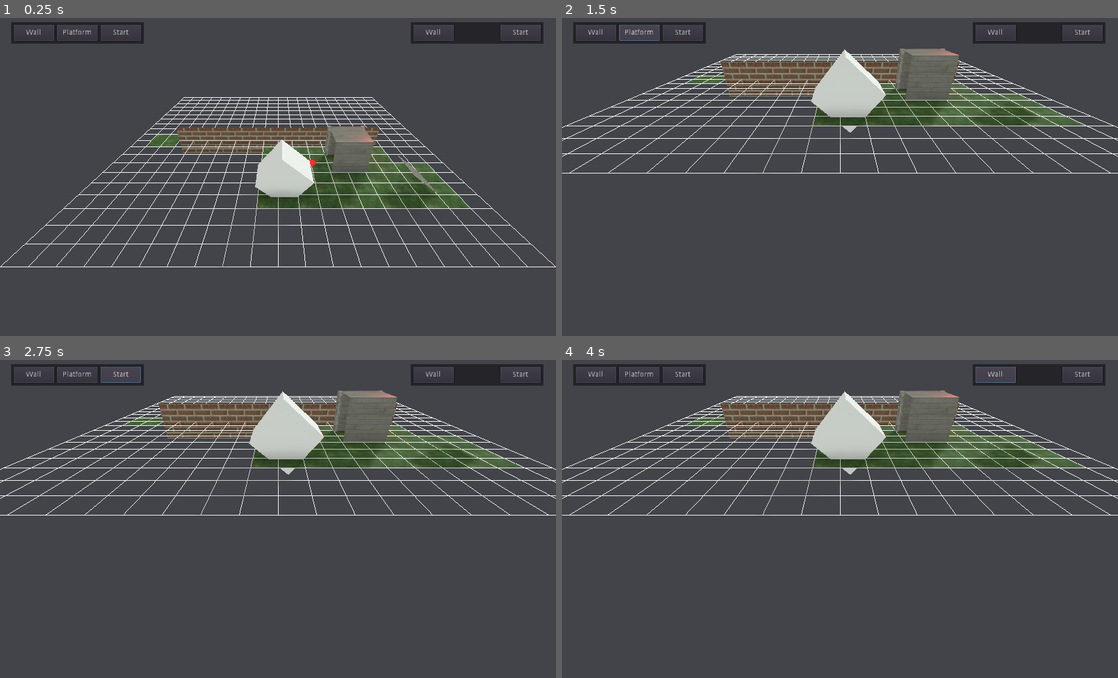
Above: before the commit, frames 1-4 (two rows, left to right).
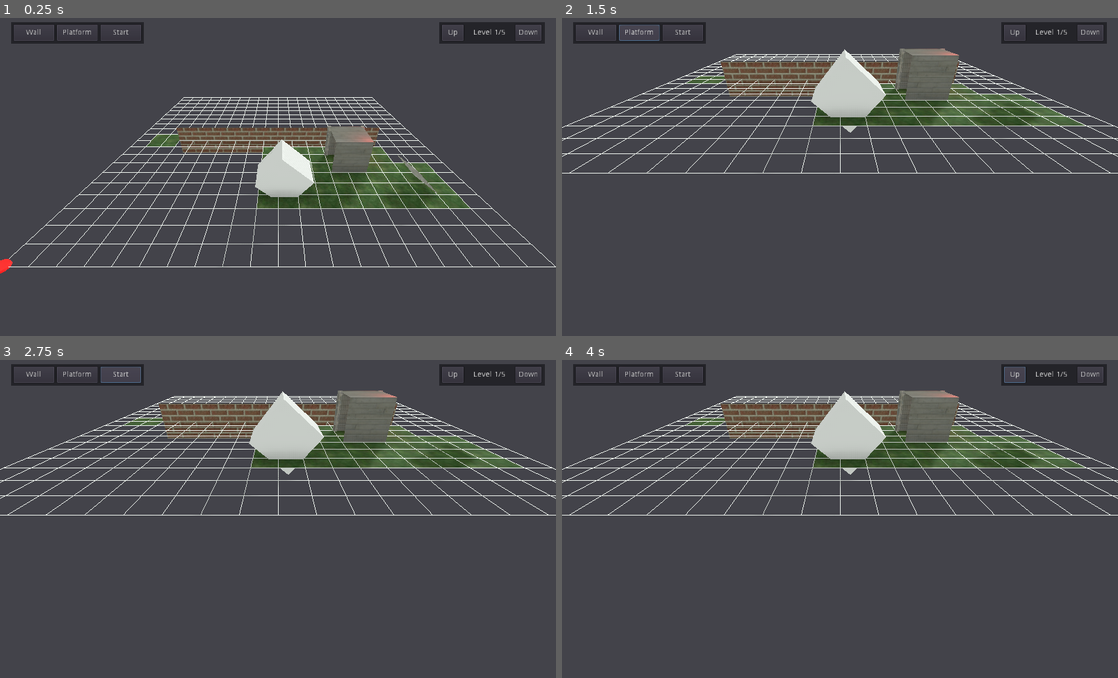
Above: after the commit, the same moments.

Repository: Ruixel/YACY
Game: Godot game, scene res://Scenes/Editor.tscn
Same seed, same stepped clock (60 frames per second), same inputs: the game is played once before the commit and once after it.
Inputs (mouse positions are in pixels of both pictures, inside the frame that each line leads up to):
- Up to frame 1 (0.25 s): no input
- Up to frame 2 (1.5 s): click "Wall" at 0.5 s; click "Platform" at 1.25 s
- Up to frame 3 (2.75 s): click "Start" at 2 s
- Up to frame 4 (4 s): click "Start" at 2.75 s; click (1012, 375) at 3.5 s, where only the run after the commit has a clickable "Up"

The runs differ from the first frame. In frame 1, 0.5% of the frame differs, in the area x 0-98%, y 1-81%; in frame 2, 0.4%; in frame 3, 0.4%; in frame 4, 0.5%.

Commit message:
Grid cursor prototype

Diff:
--- a/Entities/Editor/Camera/Camera.gd
+++ b/Entities/Editor/Camera/Camera.gd
@@ -17,7 +17,7 @@
 
 func _process(delta: float) -> void:
 	if Input.is_action_pressed("editor_camera_pan"):
-		Input.set_mouse_mode(Input.MOUSE_MODE_CAPTURED)
+		# Input.set_mouse_mode(Input.MOUSE_MODE_CAPTURED)
 
 		# Drag across level relative to camera angle
 		var ang = self.rotation.y
@@ -35,7 +35,8 @@
 		self.rotate_y(-mouse_motion.x * delta * 0.2)
 	else:
 		# Show mouse if doing nothing
-		Input.set_mouse_mode(Input.MOUSE_MODE_VISIBLE)
+		# Input.set_mouse_mode(Input.MOUSE_MODE_VISIBLE)
+		pass
 
 	# Move the camera away from the target (zoom distance)
 	$Camera.transform.origin.y = sin(deg2rad(camAngle)) * camZoom
--- a/Entities/Editor/EditorGUI.tscn
+++ b/Entities/Editor/EditorGUI.tscn
@@ -1,7 +1,6 @@
 [gd_scene format=2]
 
 [node name="GUI" type="Control"]
-editor/display_folded = true
 anchor_right = 1.0
 margin_right = -984.0
 margin_bottom = 40.0
@@ -36,10 +35,11 @@
 [node name="MapLevel" type="Panel" parent="."]
 anchor_left = 1.0
 anchor_right = 1.0
-margin_left = 716.0
+margin_left = 769.0
 margin_top = 20.0
-margin_right = 911.0
+margin_right = 964.0
 margin_bottom = 60.0
+grow_horizontal = 0
 
 [node name="Up" type="Button" parent="MapLevel"]
 margin_left = 5.0
@@ -56,9 +56,9 @@
 text = "Down"
 
 [node name="Label" type="Label" parent="MapLevel"]
-margin_left = 60.0
+margin_left = 50.0
 margin_right = 135.0
 margin_bottom = 40.0
-text = "Level 1"
+text = "Level 1/5"
 align = 1
 valign = 1
--- a/Scenes/Editor.tscn
+++ b/Scenes/Editor.tscn
@@ -6,6 +6,8 @@
 [ext_resource path="res://res/txrs/wood256.jpg" type="Texture" id=4]
 [ext_resource path="res://scripts/Grid.gd" type="Script" id=5]
 [ext_resource path="res://Entities/Editor/Camera/EditorCamera.tscn" type="PackedScene" id=6]
+[ext_resource path="res://scripts/3DCursor.gd" type="Script" id=7]
+[ext_resource path="res://Entities/Editor/EditorGUI.tscn" type="PackedScene" id=8]
 
 [sub_resource type="ProceduralSky" id=1]
 sky_top_color = Color( 0.788235, 0.858824, 0.898039, 1 )
@@ -130,7 +132,7 @@
 mesh_library = SubResource( 7 )
 baked_meshes = [ null, SubResource( 8 ) ]
 data = {
-"cells": PoolIntArray( 0, 0, 0, 65533, 0, 1376257, 65534, 0, 0, 65535, 0, 0, 0, 1, 0, 65533, 1, -1072365567, 65534, 1, 0, 65535, 1, 0, 0, 2, 536870912, 65533, 2, -1609236479, 65534, 2, -1610612736, 65535, 2, -1610612736, 0, 3, 0, 65533, 3, -1609236479, 65534, 3, 0, 65535, 3, 0, 65533, 4, 1376257, 65533, 5, 1376257, 65533, 6, 538247169, 65533, 7, 538312704, 0, 65535, 0, 65535, 65535, 0 )
+"cells": PoolIntArray( 0, 0, 0, 65533, 0, 1376257, 65534, 0, 0, 65535, 0, 0, 0, 1, 0, 65533, 1, 538247169, 65534, 1, 536870912, 65535, 1, 536870912, 0, 2, 536870912, 65533, 2, -1609236479, 65534, 2, 536870912, 65535, 2, -1610612736, 0, 3, -1610612736, 65533, 3, 1376257, 65534, 3, 0, 65535, 3, 0, 65533, 4, 1376257, 65533, 5, 1376257, 65533, 6, -1609236479, 65533, 7, 1441792, 0, 65535, 0, 65535, 65535, 0 )
 }
 __meta__ = {
 "_editor_clip_": 0,
@@ -220,61 +222,16 @@
 transform = Transform( 1, 0, 0, 0, 1, 0, 0, 0, 1, 0, 20, 10 )
 
 [node name="3DCursor" type="Spatial" parent="."]
-transform = Transform( 1, 0, 0, 0, 1, 0, 0, 0, 1, 7, 0, 12 )
+script = ExtResource( 7 )
 
 [node name="MeshInstance" type="MeshInstance" parent="3DCursor"]
 mesh = SubResource( 15 )
 material/0 = SubResource( 16 )
 
-[node name="GUI" type="Control" parent="."]
-anchor_right = 1.0
-margin_right = -984.0
-margin_bottom = 40.0
-
-[node name="ObjectList" type="Panel" parent="GUI"]
-margin_left = 20.0
-margin_top = 20.0
-margin_right = 265.0
-margin_bottom = 60.0
-
-[node name="Wall" type="Button" parent="GUI/ObjectList"]
-margin_left = 5.0
-margin_top = 5.0
-margin_right = 80.0
-margin_bottom = 35.0
-text = "Wall"
-
-[node name="Platform" type="Button" parent="GUI/ObjectList"]
-margin_left = 85.0
-margin_top = 5.0
-margin_right = 160.0
-margin_bottom = 35.0
-text = "Platform"
-
-[node name="Start" type="Button" parent="GUI/ObjectList"]
-margin_left = 165.0
-margin_top = 5.0
-margin_right = 240.0
-margin_bottom = 35.0
-text = "Start"
-
-[node name="EditorLevel" type="Panel" parent="GUI"]
-anchor_right = 1.0
-margin_left = 756.0
-margin_top = 20.0
-margin_right = 961.0
-margin_bottom = 60.0
-
-[node name="Wall" type="Button" parent="GUI/EditorLevel"]
-margin_left = 5.0
-margin_top = 5.0
-margin_right = 80.0
-margin_bottom = 35.0
-text = "Wall"
-
-[node name="Start" type="Button" parent="GUI/EditorLevel"]
-margin_left = 165.0
-margin_top = 5.0
-margin_right = 240.0
-margin_bottom = 35.0
-text = "Start"
+[node name="RayCast" type="RayCast" parent="3DCursor"]
+transform = Transform( 1, 0, 0, 0, 1, 0, 0, 0, 1, -7, 0, -12 )
+enabled = true
+collision_mask = 0
+collide_with_bodies = false
+
+[node name="GUI" parent="." instance=ExtResource( 8 )]
--- /dev/null
+++ b/scripts/3DCursor.gd
@@ -0,0 +1,25 @@
+extends Spatial
+
+onready var camera = get_node("../EditorCamera/Camera")
+
+var mouse_motion = Vector2()
+
+var grid_plane = Plane(Vector3(0,-1,0), 0.0)
+
+func _process(delta: float) -> void:
+	if mouse_motion != Vector2():
+		# Cast ray directly from camera
+		var ray_origin = camera.get_camera_transform().origin
+		var ray_direction = camera.project_ray_normal(get_viewport().get_mouse_position()).normalized()
+
+		# If it intersects with the grid, place the cursor on the new position
+		var grid_intersection = grid_plane.intersects_ray(ray_origin, ray_direction)
+		if grid_intersection != null:
+			self.transform.origin = grid_intersection
+
+	mouse_motion = Vector2()
+
+func _input(event: InputEvent) -> void:
+	# Mouse movement
+	if event is InputEventMouseMotion:
+		mouse_motion = event.relative
Not shown: 1 places in Scenes/Editor.tscn that only renumber resources
